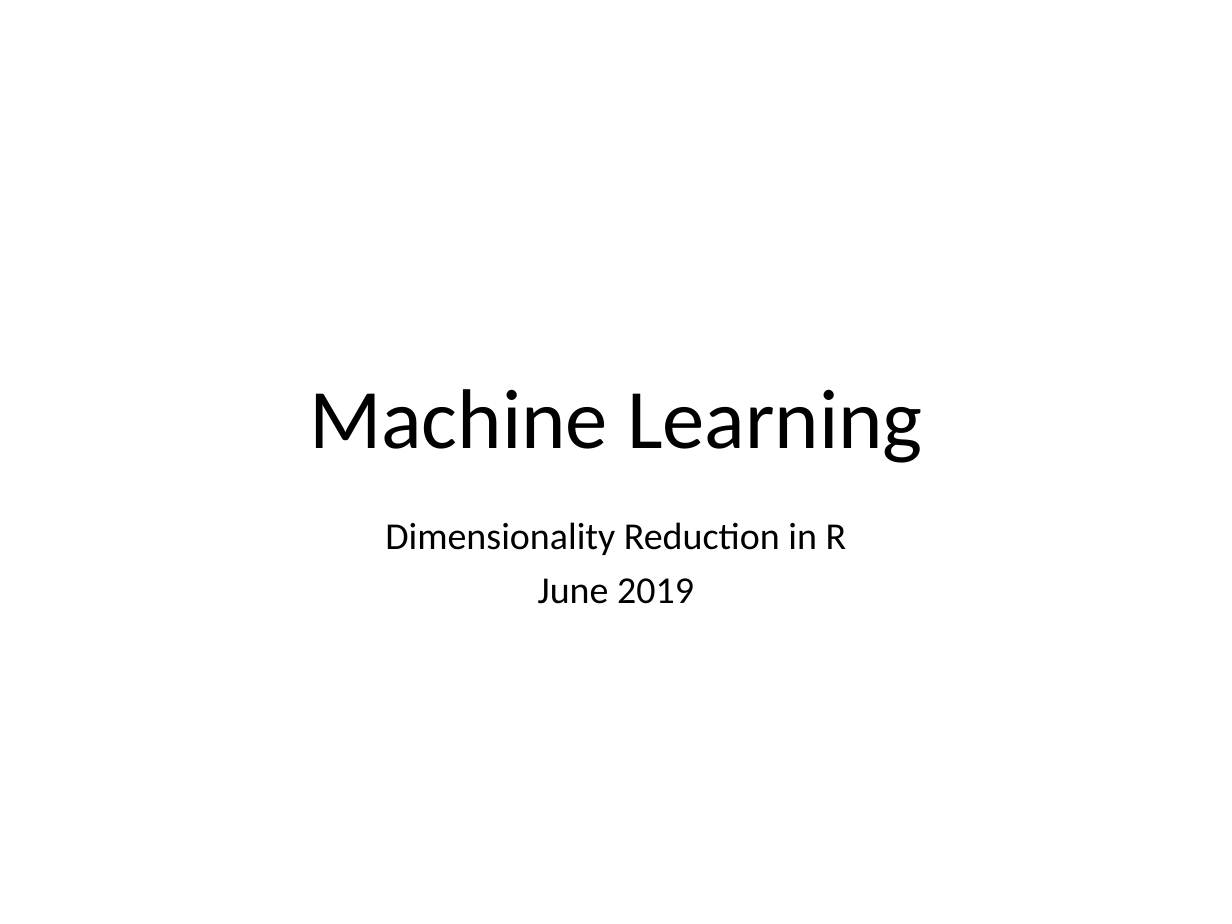
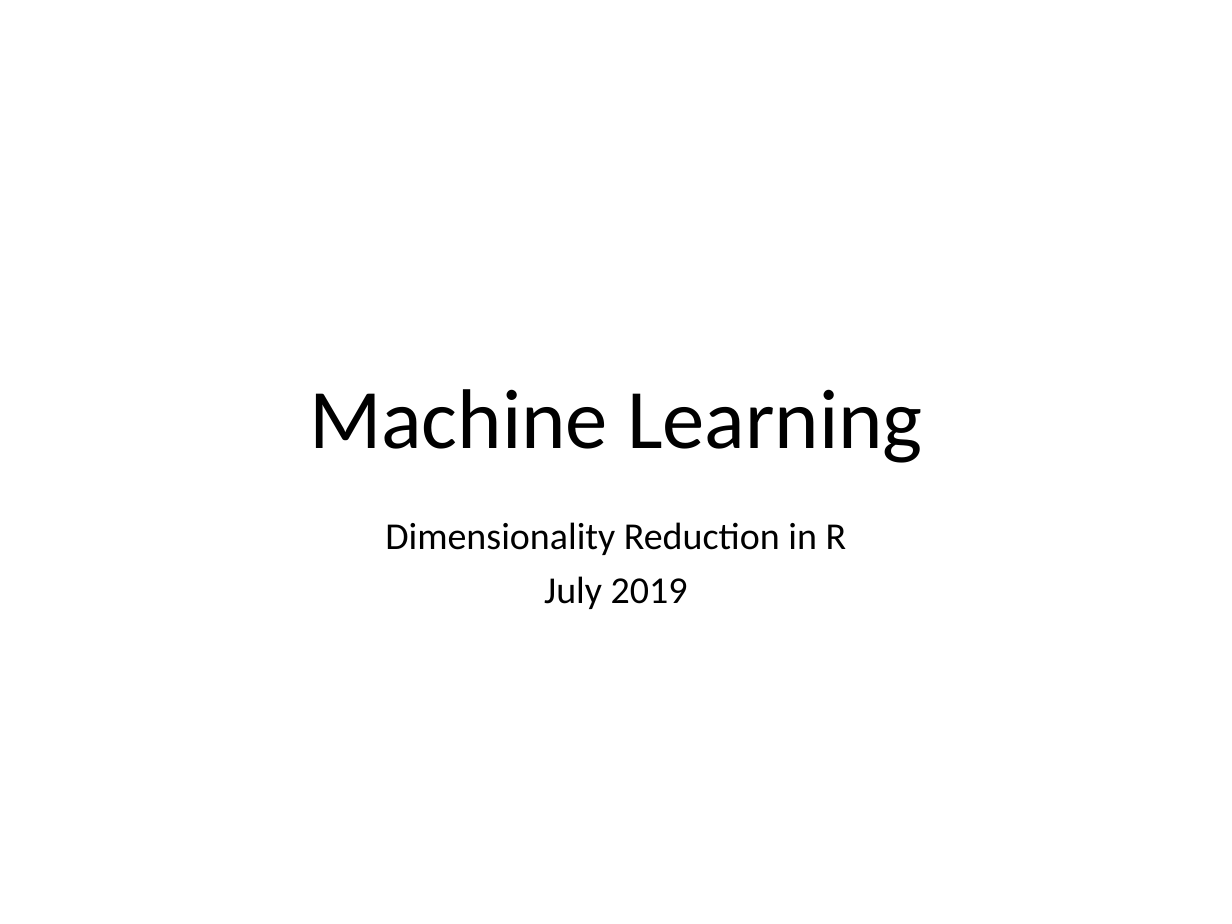
Before and after one commit to parcap/business-education, a slide deck: slide 1 of Track - Machine Learning/Dimensionality-Reduction-in-R/Dimensionality Reduction in R.pptx. Drawn at 1232x924 pixels with LibreOffice and Linux fonts; fonts in the diff are those of the drawing. Boxes give left, top, right and bottom in pixels: in the first picture for what was removed or moved away, otherwise in the second. Text is boxed around its words. In the diff, an @@ line names an element or a change of style, - is before the commit and + after.

```diff
--- a/Track - Machine Learning/Dimensionality-Reduction-in-R/Dimensionality Reduction in R.pptx
+++ b/Track - Machine Learning/Dimensionality-Reduction-in-R/Dimensionality Reduction in R.pptx
@@ subtitle at box(544, 576, 688, 609): text changed @@
-June 2019
+July 2019
```
Also in this commit, not shown: 1 other slide changed, 2 slides added, 6 slides removed, 3 other files.
